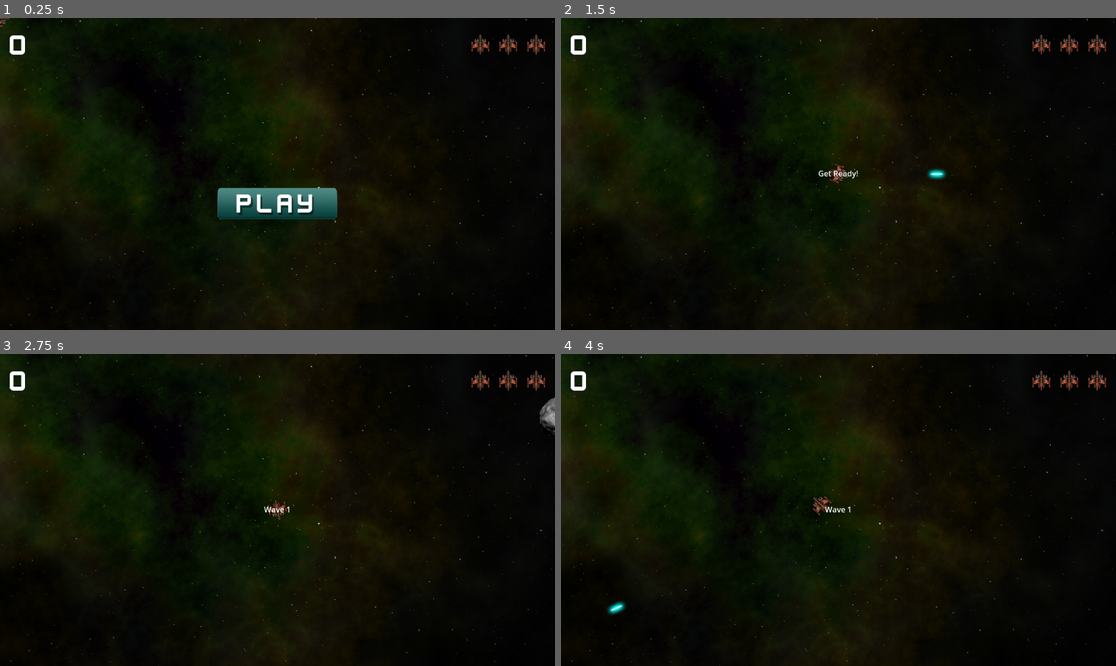
Above: before the commit, frames 1-4 (two rows, left to right).
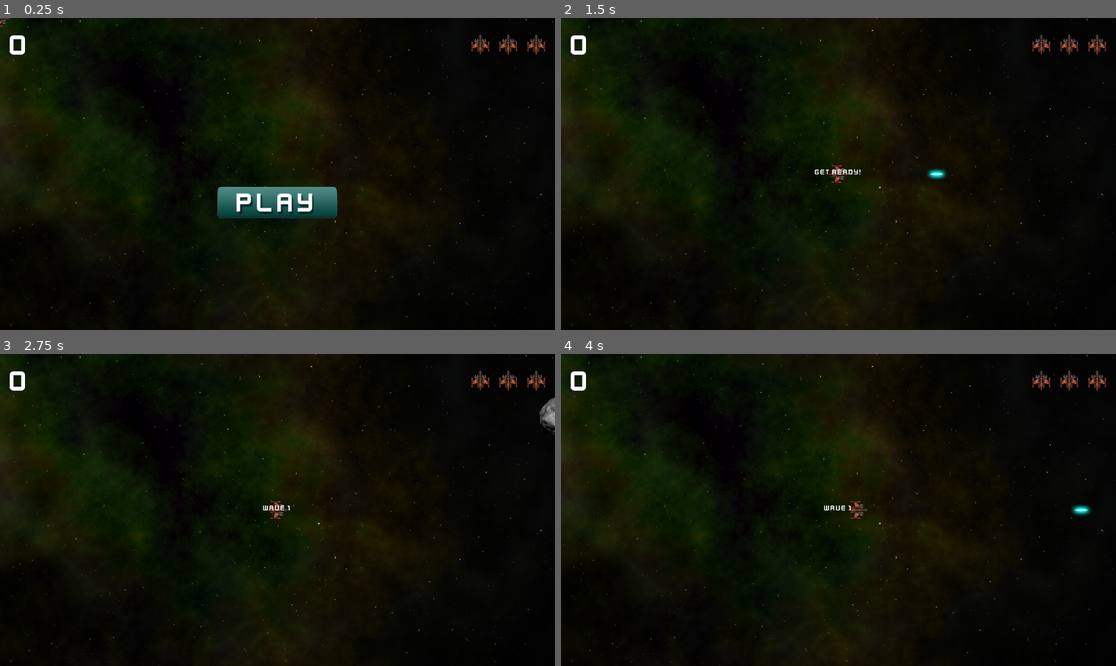
Above: after the commit, the same moments.

Repository: chrisvm/asteroids
Game: Godot game, scene res://main.tscn
Same seed, same stepped clock (60 frames per second), same inputs: the game is played once before the commit and once after it.
Inputs (mouse positions are in pixels of both pictures, inside the frame that each line leads up to):
- Up to frame 1 (0.25 s): no input
- Up to frame 2 (1.5 s): click (838, 202) at 0.5 s; tap Enter at 1.25 s; move the mouse to (960, 158) at 1.27 s; hold D (rotate_right) from 1.28 s (still down); hold Space (shoot) from 1.28 s (still down)
- Up to frame 3 (2.75 s): move the mouse to (166, 525) at 2.02 s; release D (rotate_right) at 2.03 s; release Space (shoot) at 2.03 s; hold A (rotate_left) from 2.03 s (still down); tap Space (shoot) at 2.1 s
- Up to frame 4 (4 s): move the mouse to (894, 441) at 2.77 s; release A (rotate_left) at 2.78 s; hold D (rotate_right) 2.78-3.53 s; hold Space (shoot) 2.78-3.53 s; move the mouse to (810, 572) at 3.52 s; hold W (thrust) from 3.53 s (still down); tap Space (shoot) at 3.6 s

The runs differ from the first frame. In frame 1, 0.4% of the frame differs, in the area x 39-61%, y 54-65%; in frame 2, 0.2%; in frame 3, 0.2%; in frame 4, 0.5%, in the area x 8-96%, y 45-84%.

Commit message:
added pid algo

Diff:
--- a/components/hud/hud.tscn
+++ b/components/hud/hud.tscn
@@ -11,6 +11,7 @@
 font_size = 64
 
 [sub_resource type="LabelSettings" id="LabelSettings_uovps"]
+font = ExtResource("1_p67qi")
 
 [node name="CanvasLayer" type="CanvasLayer"]
 script = ExtResource("1_guyy7")
--- a/components/player/player.tscn
+++ b/components/player/player.tscn
@@ -11,6 +11,8 @@
 script = ExtResource("1_kfe3d")
 bullet_scene = ExtResource("2_ph1f6")
 fire_rate = 0.75
+pid_kp = 3500.0
+pid_kd = 150.0
 
 [node name="Sprite2D" type="Sprite2D" parent="."]
 rotation = 1.5708
--- a/components/player/player_state.gd
+++ b/components/player/player_state.gd
@@ -5,10 +5,17 @@
 
 @export var bullet_scene: PackedScene
 @export var fire_rate = 0.25
+@export var turn_strength = 1.5
+
+# vars concerning the pid algo
+@export var pid_kp: float = 10.0
+@export var pid_kd: float = 5.0
+var angle_error = 0
+var last_angle_error: float = 0.0
+
 var can_shoot = true
 
 @export var engine_power = 500
-@export var spin_power = 8000
 
 var thrust = Vector2.ZERO
 var rotation_dir = 0
@@ -31,17 +38,6 @@
 
 func _physics_process(delta: float) -> void:
 	constant_force = thrust
-	constant_torque = rotation_dir * spin_power
-
-func _integrate_forces(physics_state: PhysicsDirectBodyState2D) -> void:
-	if reset_pos:
-		physics_state.transform.origin = screensize / 2
-		reset_pos = false
-
-	var xform = physics_state.transform
-	xform.origin.x = wrapf(xform.origin.x, 0, screensize.x)
-	xform.origin.y = wrapf(xform.origin.y, 0, screensize.y)
-	physics_state.transform = xform
 
 func _on_gun_cooldown_timeout() -> void:
 	can_shoot = true
@@ -70,7 +66,31 @@
 	if Input.is_action_pressed("shoot") and can_shoot:
 		shoot()
 
-	rotation_dir = Input.get_axis("rotate_left", "rotate_right")
+	# handle mouse inmput
+	var to_mouse = get_global_mouse_position() - global_position
+	var target_angle = to_mouse.angle()
+	var angle_error = wrapf(target_angle - rotation, -PI, PI)
+
+func _integrate_forces(physics_state: PhysicsDirectBodyState2D) -> void:
+	if reset_pos:
+		physics_state.transform.origin = screensize / 2
+		reset_pos = false
+
+
+
+	var angular_velocity = physics_state.angular_velocity
+	var error_derivative = (angle_error - last_angle_error) / get_physics_process_delta_time()
+
+	var torque = angle_error * pid_kp - error_derivative * pid_kd
+	physics_state.apply_torque(torque)
+
+	last_angle_error = angle_error
+
+	# wrap the player around the screen
+	var xform = physics_state.transform
+	xform.origin.x = wrapf(xform.origin.x, 0, screensize.x)
+	xform.origin.y = wrapf(xform.origin.y, 0, screensize.y)
+	physics_state.transform = xform
 
 func shoot():
 	if state == INVULNERABLE:
--- a/main.tscn
+++ b/main.tscn
@@ -22,7 +22,6 @@
 
 [node name="Player" parent="." instance=ExtResource("1_ig7tw")]
 fire_rate = 0.2
-spin_power = 4835
 
 [node name="RockPath" type="Path2D" parent="."]
 curve = SubResource("Curve2D_0xm2m")
